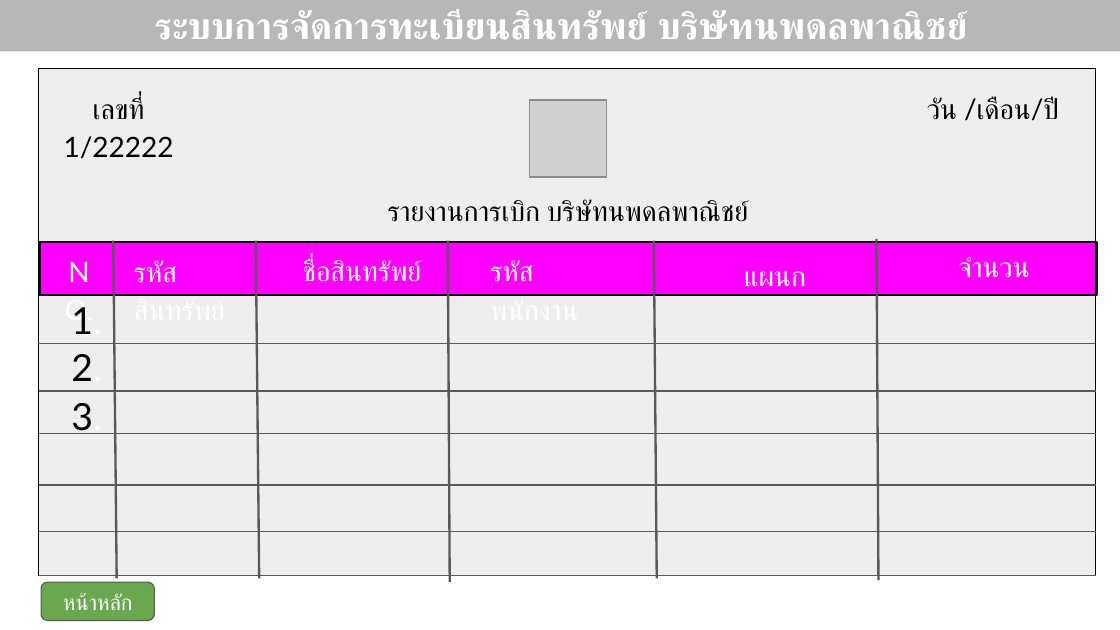
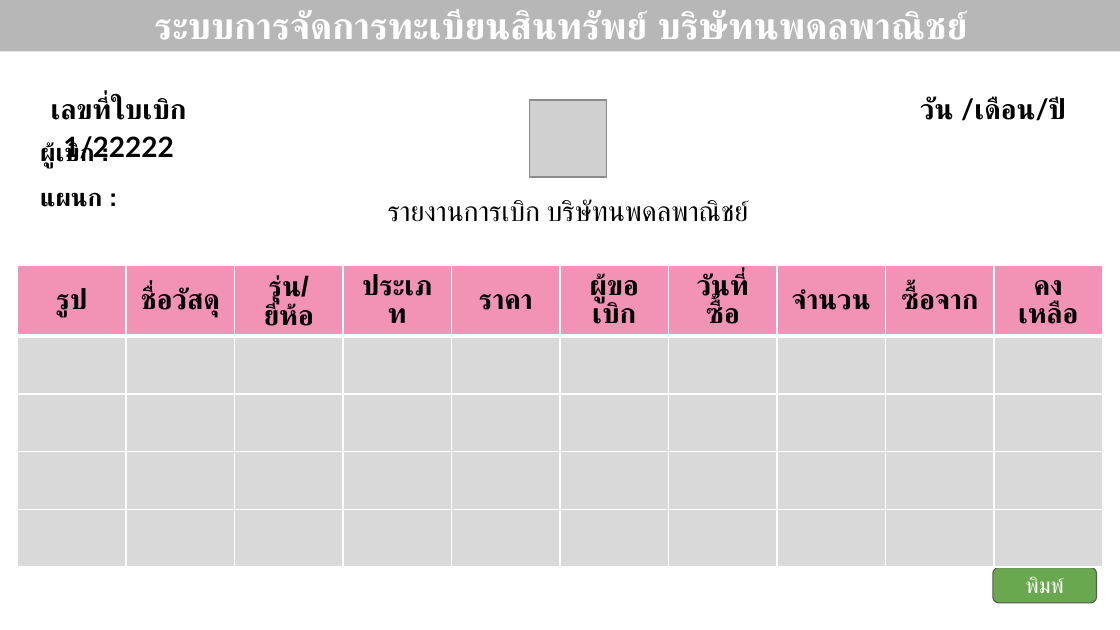
Before and after one commit to itnopadol/Program_asset_register, a slide deck: slide 20 of ออกแบบโปรเจคทะเบียนสินทรัพย์.pptx. Drawn at 1120x630 pixels with LibreOffice and Linux fonts; fonts in the diff are those of the drawing; grey boxes stand for pictures. Boxes give left, top, right and bottom in pixels: in the first picture for what was removed or moved away, otherwise in the second. Text is boxed around its words. In the diff, an @@ line names an element or a change of style, - is before the commit and + after.

```diff
--- a/ออกแบบโปรเจคทะเบียนสินทรัพย์.pptx
+++ b/ออกแบบโปรเจคทะเบียนสินทรัพย์.pptx
@@ rectangle removed at (38, 68, 1095, 576) @@
@@ title "วัน /เดือน/ปี" at (920, 96, 1060, 121): bold on @@
@@ title at (51, 97, 187, 161): text changed; bold on @@
-เลขที่ 1/22222
+เลขที่ใบเบิก 1/22222
@@ text added at (40, 142, 94, 168), 16 pt, text #000000, bold @@
+ผู้เบิก :
@@ text at (40, 192, 102, 207): text changed; size 18 to 16 pt; font Lato to Calibri; text colour #FFFFFF to #000000; bold on @@
-แผนก
+แผนก :
@@ title removed at (50, 239, 108, 281) @@
-NO.
@@ line removed from (877, 239) to (878, 580) @@
@@ table added at (18, 265, 1104, 541), 5 rows, 10 columns @@
+รูป | ชื่อวัสดุ | รุ่น/ยี่ห้อ | ประเภท | ราคา | ผู้ขอเบิก | วันที่ซื้อ | จำนวน | ซื้อจาก | คงเหลือ
+ |  |  |  |  |  |  |  |  | 
+ |  |  |  |  |  |  |  |  | 
+ |  |  |  |  |  |  |  |  | 
+ |  |  |  |  |  |  |  |  | 
@@ rectangle removed at (39, 242, 1096, 296) @@
@@ line removed from (113, 241) to (116, 579) @@
@@ title removed at (134, 260, 160, 283) @@
-รหัสสินทรัพย์
@@ line removed from (255, 241) to (259, 579) @@
@@ title removed at (303, 260, 423, 282) @@
-ชื่อสินทรัพย์
@@ line removed from (448, 241) to (450, 582) @@
@@ title removed at (490, 260, 578, 329) @@
-รหัสพนักงาน
@@ line removed from (654, 241) to (656, 579) @@
@@ title removed at (958, 257, 1029, 277) @@
-จำนวน
@@ title removed at (71, 307, 101, 334) @@
-1.
@@ line removed from (38, 343) to (1095, 343) @@
@@ title removed at (71, 354, 101, 381) @@
-2.
@@ line removed from (39, 391) to (1096, 391) @@
@@ title removed at (71, 403, 101, 434) @@
-3.
@@ line removed from (39, 433) to (1096, 433) @@
@@ line removed from (39, 485) to (1096, 485) @@
@@ line removed from (39, 531) to (1096, 531) @@
@@ rounded rectangle added at (993, 568, 1098, 604), fill #6AA84F, outline #595959 0.75 pt, 14 pt, text #FFFFFF @@
+พิมพ์
@@ line removed from (39, 576) to (1096, 576) @@
@@ rounded rectangle removed at (41, 582, 155, 620) @@
-หน้าหลัก
```
Also in this commit, not shown: 3 other slides changed.
